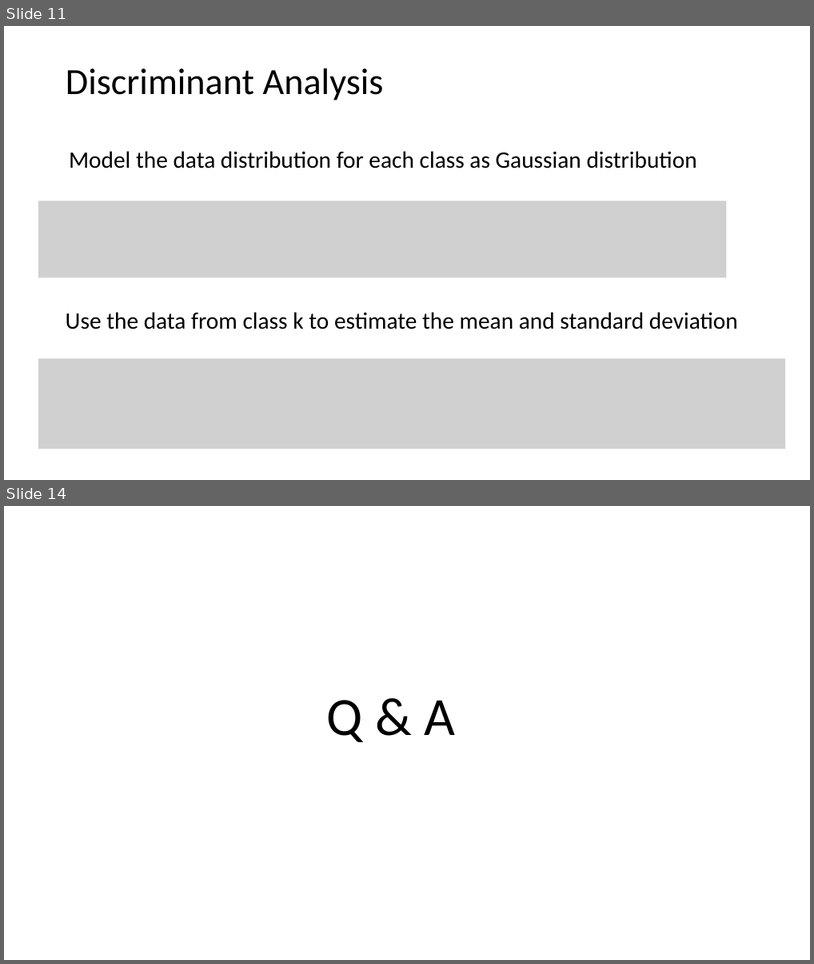
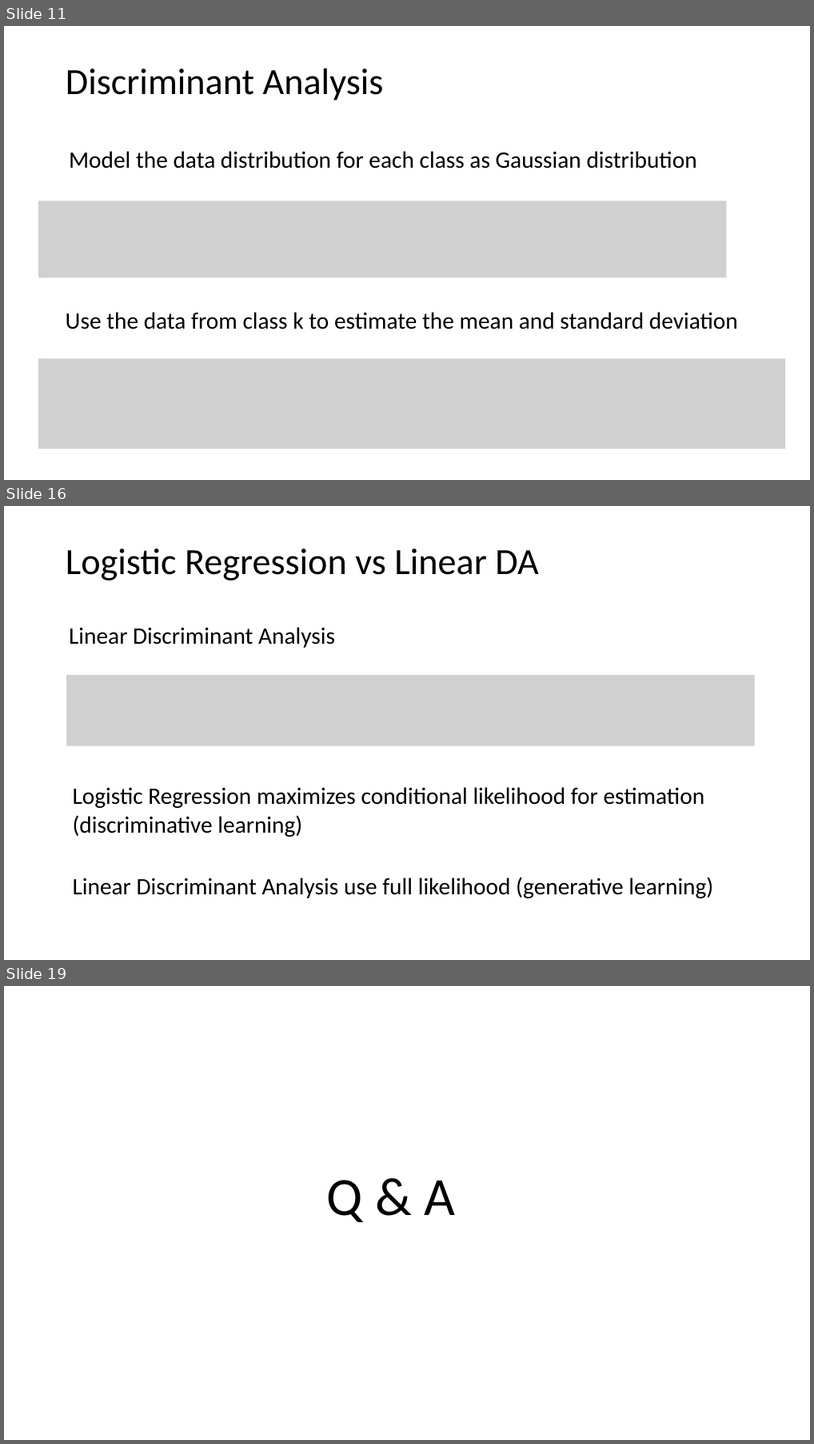
Before and after one commit to tianzheng4/tianzheng4.github.io, a slide deck: _umkc-teaching/slides/Lecture 5.pptx. Shown one above the other, each under a label of ours: slides 11 and 14 before the commit, slides 11, 16 and 19 after it; the slides between them are not shown. The pictures are 814x964 and 814x1444 pixels, drawn with LibreOffice and Linux fonts; fonts in the diff are those of the drawing; grey boxes stand for pictures. Boxes give left, top, right and bottom in pixels: in the first picture for what was removed or moved away, otherwise in the second. Text is boxed around its words. In the diff, an @@ line names an element or a change of style, - is before the commit and + after.

```diff
--- a/_umkc-teaching/slides/Lecture 5.pptx
+++ b/_umkc-teaching/slides/Lecture 5.pptx
@@ slide 16 added at (4, 506, 810, 960), background #FFFFFF @@
@@ title added at (66, 548, 538, 580), 44 pt, text #000000 @@
+Logistic Regression vs Linear DA
@@ text added at (69, 627, 335, 648), 28 pt, text #000000 @@
+Linear Discriminant Analysis
@@ picture added at (66, 675, 754, 746) @@
@@ text added at (73, 787, 706, 836), 28 pt, text #000000 @@
+Logistic Regression maximizes conditional likelihood for estimation (discriminative learning)
@@ text added at (73, 876, 714, 898), 28 pt, text #000000 @@
+Linear Discriminant Analysis use full likelihood (generative learning)
@@ what was slide 14 is now slide 19 @@
```
Also in this commit, not shown: 3 slides changed, 4 other slides added.
